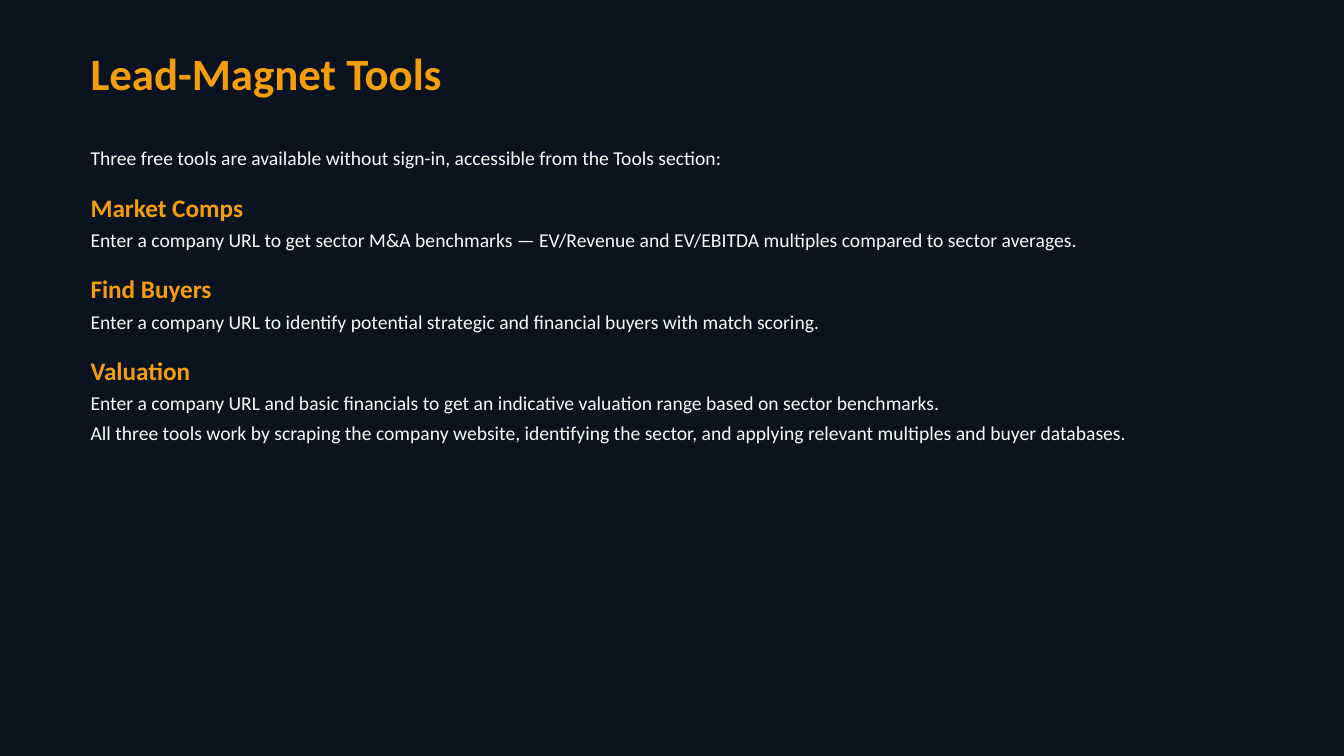
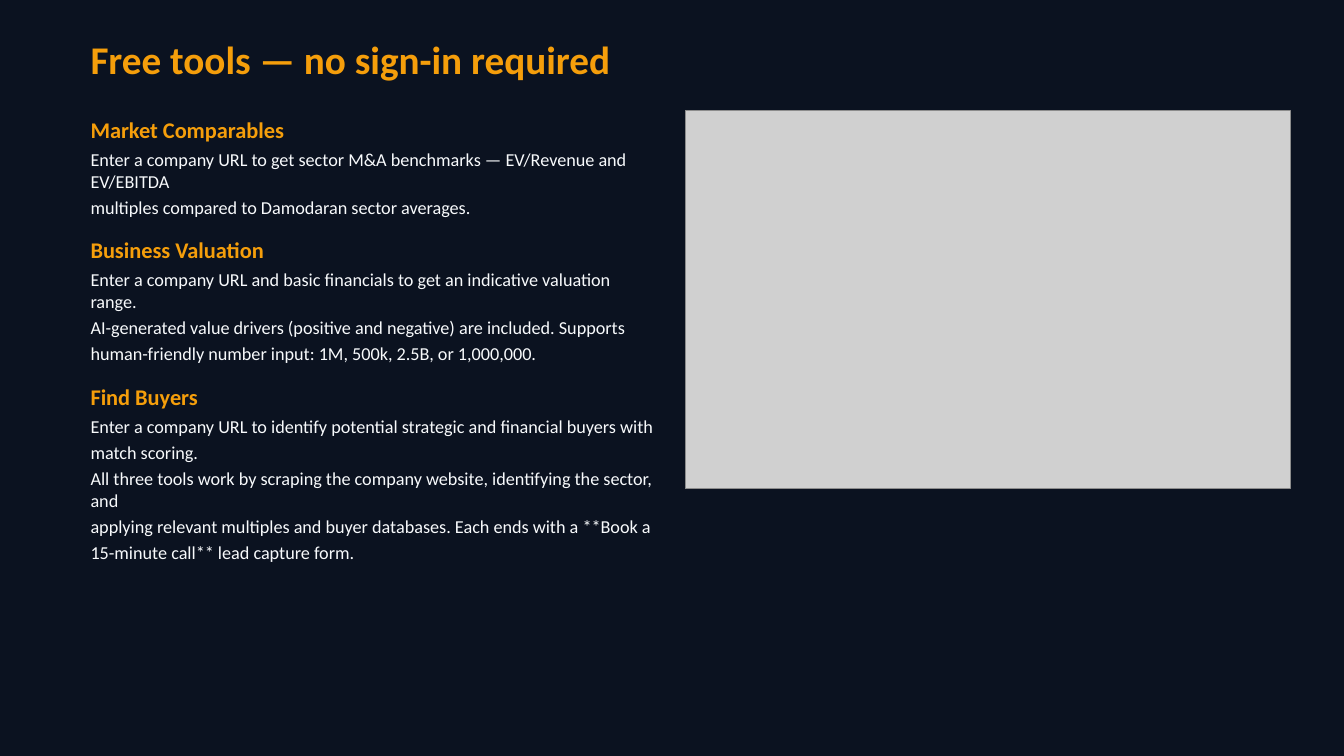
Before and after one commit to predictivelabsai/liquidround, a slide deck: slide 10 of docs/liquidround_user_guide.pptx (slide 7 before the commit). Drawn at 1344x756 pixels with LibreOffice and Linux fonts; fonts in the diff are those of the drawing; grey boxes stand for pictures. Boxes give left, top, right and bottom in pixels: in the first picture for what was removed or moved away, otherwise in the second. Text is boxed around its words. In the diff, an @@ line names an element or a change of style, - is before the commit and + after.

```diff
--- a/docs/liquidround_user_guide.pptx
+++ b/docs/liquidround_user_guide.pptx
@@ text at bbox=[91, 46, 610, 81]: text changed; size 32 to 28 pt @@
-Lead-Magnet Tools
+Free tools — no sign-in required
@@ text "Market Comparables": place and size @@
-text "Market Comparables" at bbox=[91, 151, 1126, 444]
+text "Market Comparables" at bbox=[91, 122, 653, 562]
@@ picture added at bbox=[686, 111, 1291, 489] @@
@@ text at bbox=[91, 122, 627, 363]: text changed; size 14 to 13 pt @@
-Three free tools are available without sign-in, accessible from the Tools section:
-Market Comps
-Enter a company URL to get sector M&A benchmarks — EV/Revenue and EV/EBITDA multiples compared to sector averages.
+Market Comparables
+Enter a company URL to get sector M&A benchmarks — EV/Revenue and EV/EBITDA
+multiples compared to Damodaran sector averages.
+Business Valuation
+Enter a company URL and basic financials to get an indicative valuation range.
+AI-generated value drivers (positive and negative) are included. Supports
+human-friendly number input: 1M, 500k, 2.5B, or 1,000,000.
@@ text at bbox=[91, 389, 198, 409]: size 18 to 16 pt in "Find Buyers"; less space between paragraphs @@
@@ text at bbox=[91, 420, 653, 562]: text changed; size 14 to 13 pt @@
-Enter a company URL to identify potential strategic and financial buyers with match scoring.
-Valuation
-Enter a company URL and basic financials to get an indicative valuation range based on sector benchmarks.
-All three tools work by scraping the company website, identifying the sector, and applying relevant multiples and buyer databases.
+Enter a company URL to identify potential strategic and financial buyers with
+match scoring.
+All three tools work by scraping the company website, identifying the sector, and
+applying relevant multiples and buyer databases. Each ends with a **Book a
+15-minute call** lead capture form.
```
Also in this commit, not shown: 8 other slides changed, 8 slides added, 2 slides removed, 22 other files.
